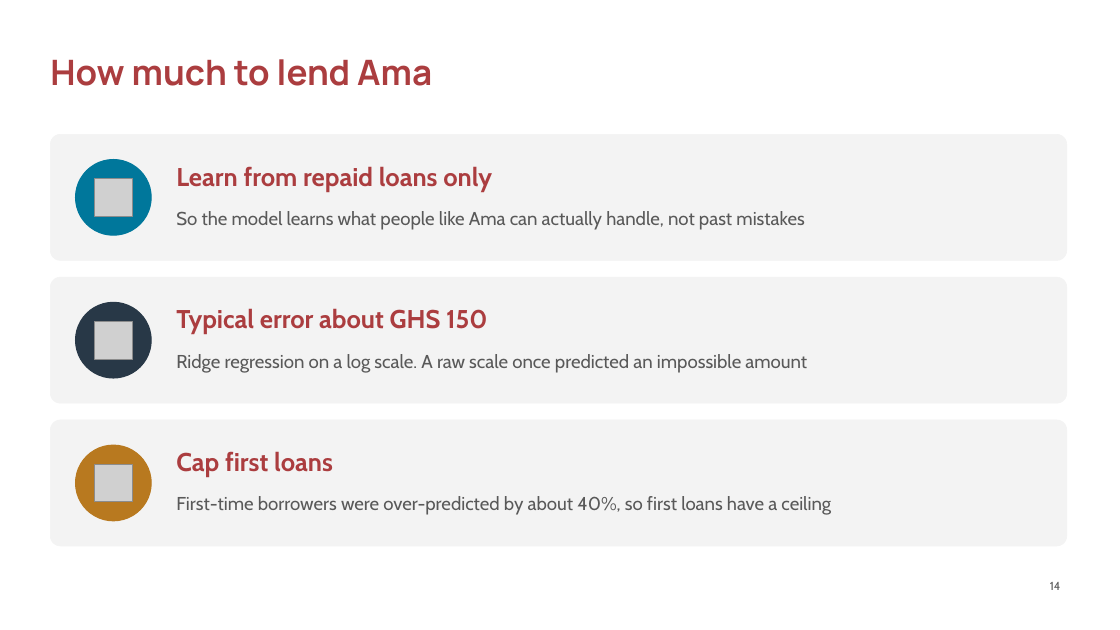
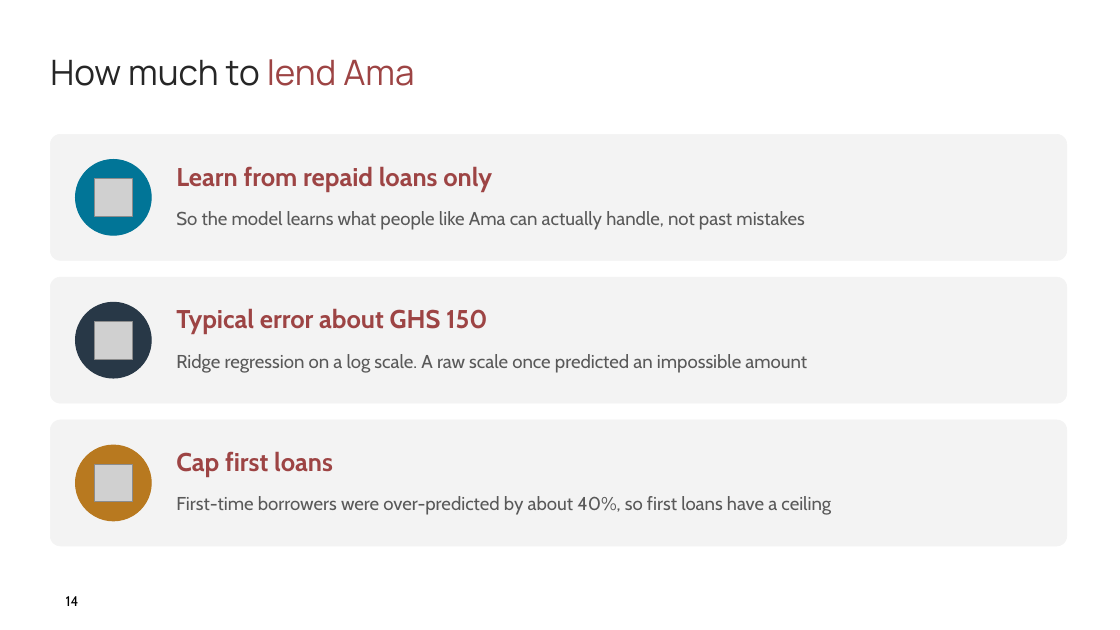
Before and after one commit to ASU-MICS-2028/mle-group-3-prosit-2, a slide deck: slide 14 of slides/NkwaPay_Debrief_Present.pptx. Drawn at 1120x630 pixels with LibreOffice and Linux fonts; fonts in the diff are those of the drawing; grey boxes stand for pictures; background and template pictures are left out. Boxes give left, top, right and bottom in pixels: in the first picture for what was removed or moved away, otherwise in the second. Text is boxed around its words. In the diff, an @@ line names an element or a change of style, - is before the commit and + after.

```diff
--- a/slides/NkwaPay_Debrief_Present.pptx
+++ b/slides/NkwaPay_Debrief_Present.pptx
@@ text "How much to lend Ama" at (50,59,414,86): text colour #AB3D3F to #262626 in "How much to"; text colour #AB3D3F to #9D4444 in "lend Ama"; bold off @@
@@ page number added at (66,596,79,606), 12 pt, text #000000 @@
+14
@@ page number removed at (1050,582,1061,590) @@
-14
```
Also in this commit, not shown: 20 other slides changed, 1 slide added.
